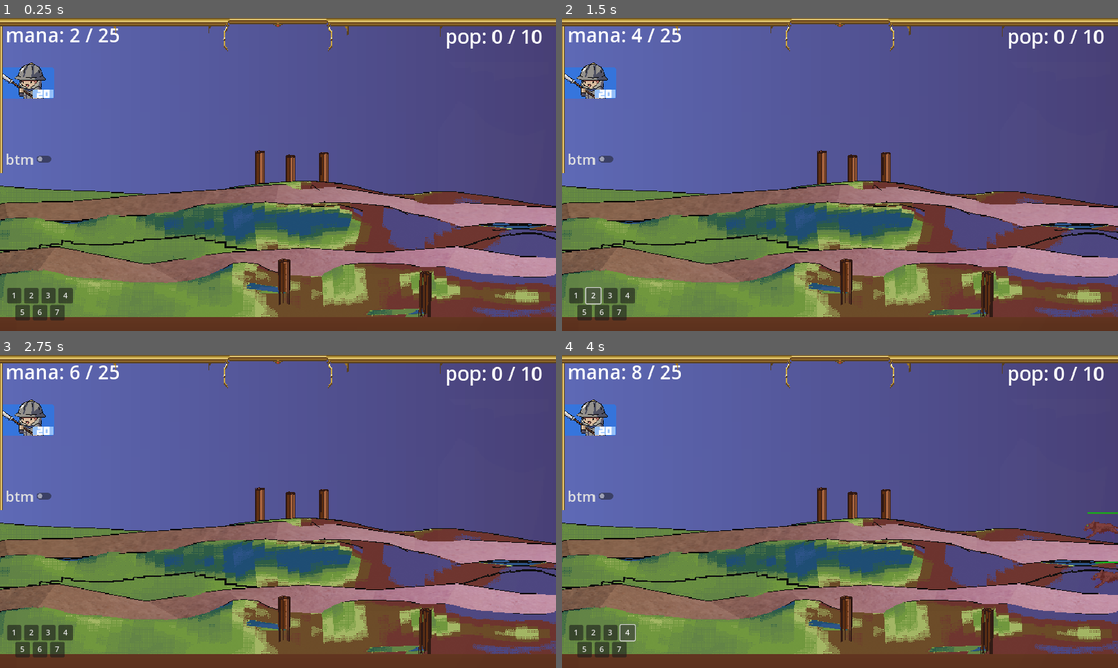
Above: before the commit, frames 1-4 (two rows, left to right).
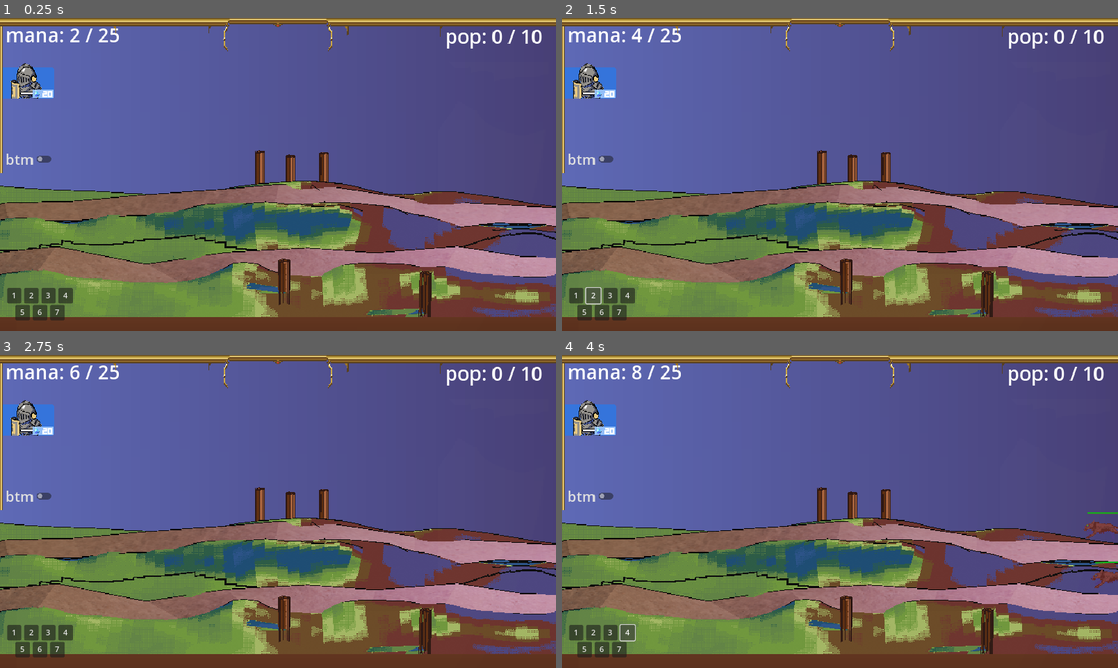
Above: after the commit, the same moments.

Repository: dpcks9677/Project_YEC
Game: Godot game, scene res://scenes/stage/stage_1.tscn
The game is run twice, just before and just after one commit, with the same random seed, the same clock (stepped at 60 frames per second) and the same inputs.
Inputs (mouse positions are in pixels of both pictures, inside the frame that each line leads up to; where the layout moved, square brackets give the same spot in the first picture):
- Up to frame 1 (0.25 s): no input
- Up to frame 2 (1.5 s): click "1" at 0.5 s; click "2" at 1.25 s
- Up to frame 3 (2.75 s): click (27, 420) [22, 423] at 2 s
- Up to frame 4 (4 s): click "3" at 2.75 s; click "4" at 3.5 s

The runs differ from the first frame. In frame 1, 0.5% of the frame differs, in the area x 0-10%, y 14-26%; in frame 2, 0.5%; in frame 3, 0.5%; in frame 4, 0.5%.

Commit message:
초상화 추가 및 유닛 버튼 폼 완성
* 유닛 데이터를 통신 할 수 있는 구조를 완성해야 함

Diff:
--- a/scenes/unit_button.tscn
+++ b/scenes/unit_button.tscn
@@ -1,7 +1,9 @@
-[gd_scene load_steps=6 format=3 uid="uid://dqhjv2biwvh6a"]
+[gd_scene load_steps=7 format=3 uid="uid://dqhjv2biwvh6a"]
 
-[ext_resource type="Texture2D" uid="uid://bj73sh24qrx53" path="res://sprites/ally/spearman.png" id="1_67ffq"]
-[ext_resource type="FontFile" uid="uid://bim5gbmsstdin" path="res://sprites/UI/font/GravityBold8.ttf" id="2_02x0j"]
+[ext_resource type="Script" path="res://scripts/unitButton.gd" id="1_po7nm"]
+[ext_resource type="FontFile" uid="uid://dc7t4klf4ftuh" path="res://sprites/UI/font/GravityBold8.ttf" id="2_02x0j"]
+[ext_resource type="Texture2D" uid="uid://dk2p3lgf6gvkt" path="res://sprites/portrait/knight.png" id="2_b3xba"]
+[ext_resource type="Texture2D" uid="uid://kaukuu5h8xbn" path="res://sprites/object/crystal.png" id="4_8re6u"]
 
 [sub_resource type="StyleBoxFlat" id="StyleBoxFlat_ms08w"]
 bg_color = Color(0.109804, 0.490196, 0.964706, 0.611765)
@@ -10,10 +12,6 @@
 corner_radius_bottom_right = 7
 corner_radius_bottom_left = 7
 anti_aliasing = false
-
-[sub_resource type="AtlasTexture" id="AtlasTexture_w7y2t"]
-atlas = ExtResource("1_67ffq")
-region = Rect2(20, 17, 91, 96)
 
 [sub_resource type="StyleBoxFlat" id="StyleBoxFlat_ypga7"]
 bg_color = Color(0.580392, 0.74902, 0.976471, 1)
@@ -33,6 +31,7 @@
 offset_bottom = -573.0
 grow_horizontal = 2
 grow_vertical = 2
+script = ExtResource("1_po7nm")
 
 [node name="background" type="Panel" parent="."]
 layout_mode = 0
@@ -43,10 +42,13 @@
 
 [node name="TextureButton" type="TextureButton" parent="."]
 layout_mode = 0
-offset_right = 91.0
-offset_bottom = 96.0
-scale = Vector2(1.1, 1.1)
-texture_normal = SubResource("AtlasTexture_w7y2t")
+offset_left = -4.0
+offset_top = -14.0
+offset_right = 124.0
+offset_bottom = 114.0
+scale = Vector2(0.9, 0.9)
+action_mode = 0
+texture_normal = ExtResource("2_b3xba")
 
 [node name="ColorRect" type="Panel" parent="."]
 layout_mode = 0
@@ -58,9 +60,18 @@
 
 [node name="mana" type="Label" parent="."]
 layout_mode = 0
-offset_left = 76.0
-offset_top = 57.0
-offset_right = 116.0
-offset_bottom = 80.0
+offset_left = 87.0
+offset_top = 59.0
+offset_right = 110.0
+offset_bottom = 73.0
 theme_override_fonts/font = ExtResource("2_02x0j")
+theme_override_font_sizes/font_size = 13
 text = "20"
+
+[node name="crystal" type="Sprite2D" parent="."]
+position = Vector2(77, 65)
+scale = Vector2(0.578125, 0.578125)
+texture = ExtResource("4_8re6u")
+
+[connection signal="button_up" from="TextureButton" to="." method="_on_texture_button_button_up"]
+[connection signal="pressed" from="TextureButton" to="." method="_on_texture_button_pressed"]
--- /dev/null
+++ b/scripts/unitButton.gd
@@ -0,0 +1,20 @@
+extends Control
+
+@export var unitName : String
+
+func _ready():
+	unitName = "knight"
+
+func _on_texture_button_pressed():
+	modulate = Color(0.6, 0.6, 0.6, 1) #색조 변경
+
+	position.x -= 3
+	position.y += 3
+
+
+func _on_texture_button_button_up():
+	print("pressed")
+	modulate = Color(1, 1, 1, 1) #색조 변경 (원래대로)
+
+	position.x += 3
+	position.y -= 3
--- a/scripts/unitSummoner.gd
+++ b/scripts/unitSummoner.gd
@@ -1,22 +1,34 @@
 extends Control
 
-#유닛 씬 형식 선언
-@export var slot_1 : PackedScene
-@export var slot_2 : PackedScene
-@export var slot_3 : PackedScene
-@export var slot_4 : PackedScene
-@export var slot_5 : PackedScene
-@export var slot_6 : PackedScene
-@export var slot_7 : PackedScene
-@export var slot_8 : PackedScene
+#유닛 씬 데이터타입 정의
+@export var slot_1_Scene : PackedScene
+@export var slot_2_Scene : PackedScene
+@export var slot_3_Scene : PackedScene
+@export var slot_4_Scene : PackedScene
+@export var slot_5_Scene : PackedScene
+@export var slot_6_Scene : PackedScene
+@export var slot_7_Scene : PackedScene
+@export var slot_8_Scene : PackedScene
+
+#유닛 이름 데이터타입 정의
+@export var slot_1_Unit : String
+@export var slot_2_Unit : String
+@export var slot_3_Unit : String
+@export var slot_4_Unit : String
+@export var slot_5_Unit : String
+@export var slot_6_Unit : String
+@export var slot_7_Unit : String
+@export var slot_8_Unit : String
 
 #resourceHandler 형식 선언
 @export var rsc : resourceHandler
 
 func _ready():
+	#slot_n_unit에 string으로 유닛 이름을 넘겨받아 변수에 저장
+
 	#slot 불러 올 때, 직접 경로를 적지 않고, 데이터를 인계받아서 자리에 맞게 유닛을 매치 할 수 있도록 설계
-	slot_1 = preload("res://units/ally/spearman.tscn")
-	slot_2 = preload("res://units/ally/knight.tscn")
+	slot_1_Scene = preload("res://units/ally/spearman.tscn")
+	slot_2_Scene = preload("res://units/ally/knight.tscn")
 
 	rsc = get_tree().get_root().get_node("stage1").get_node("resourceHandler")
 
@@ -49,7 +61,7 @@
 			rsc.population += 1
 
 func _on_slot_1_button_up():
-	spawn(slot_1)
+	spawn(slot_1_Scene)
 
 func _on_slot_2_button_up():
-	spawn(slot_2)
+	spawn(slot_2_Scene)
Not shown: 1 places in scenes/hud.tscn that only renumber resources
Not shown: 1 places in scenes/stage/stage_1.tscn that only renumber resources
Binary file added: sprites/object/crystal.png
Binary file added: sprites/portrait/archer.png
Binary file added: sprites/portrait/knight.png
Binary file added: sprites/portrait/spearMan.png
